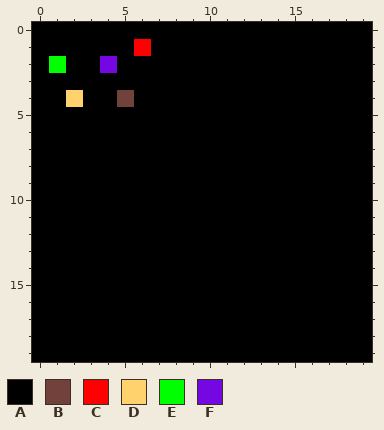
Pixel-art sprite: res/map/level1.png. The first picture shows the starting point.
The file is 20x20 pixels.
Palette (. is transparent): A #000000  B #72413b  C #ff0000  D #ffd26d  E #00ff00  F #7507e2
Pixels before, first column x 0:
 0 AAAAAAAAAAAAAAAAAAAA
 1 AAAAAACAAAAAAAAAAAAA
 2 AEAAFAAAAAAAAAAAAAAA
 3 AAAAAAAAAAAAAAAAAAAA
 4 AADAABAAAAAAAAAAAAAA
 5 AAAAAAAAAAAAAAAAAAAA
 6 AAAAAAAAAAAAAAAAAAAA
 7 AAAAAAAAAAAAAAAAAAAA
 8 AAAAAAAAAAAAAAAAAAAA
 9 AAAAAAAAAAAAAAAAAAAA
10 AAAAAAAAAAAAAAAAAAAA
11 AAAAAAAAAAAAAAAAAAAA
12 AAAAAAAAAAAAAAAAAAAA
13 AAAAAAAAAAAAAAAAAAAA
14 AAAAAAAAAAAAAAAAAAAA
15 AAAAAAAAAAAAAAAAAAAA
16 AAAAAAAAAAAAAAAAAAAA
17 AAAAAAAAAAAAAAAAAAAA
18 AAAAAAAAAAAAAAAAAAAA
19 AAAAAAAAAAAAAAAAAAAA
After:
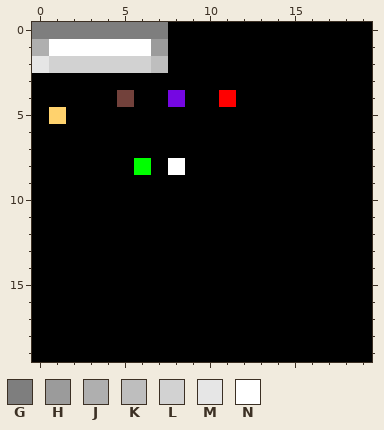
Colours new in this view: G #7e7e7e  H #9b9b9b  J #afafaf  K #bebebe  L #d2d2d2  M #e6e6e6  N #ffffff
Change:
Colour D becomes colour A in row 4 at x 2.
Colour A becomes colour C in row 4 at x 11.
Colour A becomes colour D in row 5 at x 1.
Colour A becomes colour E in row 8 at x 6.
Colour A becomes colour F in row 4 at x 8.
Colour A becomes colour G in row 0 at x 0 to 7.
Colour A becomes colour H in row 1 at x 7.
Colour A becomes colour J in row 1 at x 0.
Colour A becomes colour K in row 2 at x 7.
Colour A becomes colour L in row 2 at x 2 to 3 and 5 to 6.
Colour E becomes colour L in row 2 at x 1.
Colour F becomes colour L in row 2 at x 4.
Colour A becomes colour M in row 2 at x 0.
Colour A becomes colour N in row 1 at x 1 to 5; in row 8 at x 8.
Colour C becomes colour N in row 1 at x 6.
